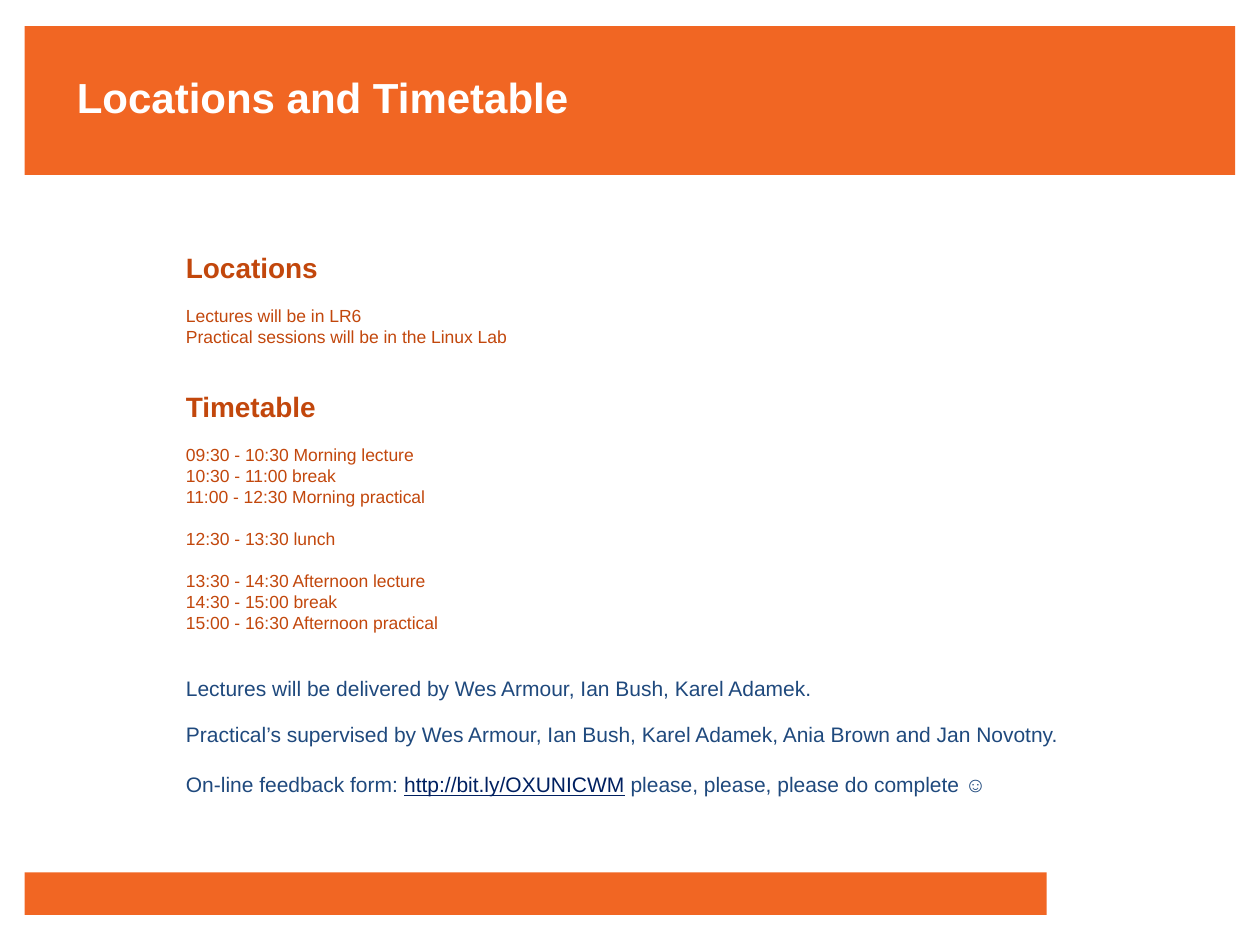
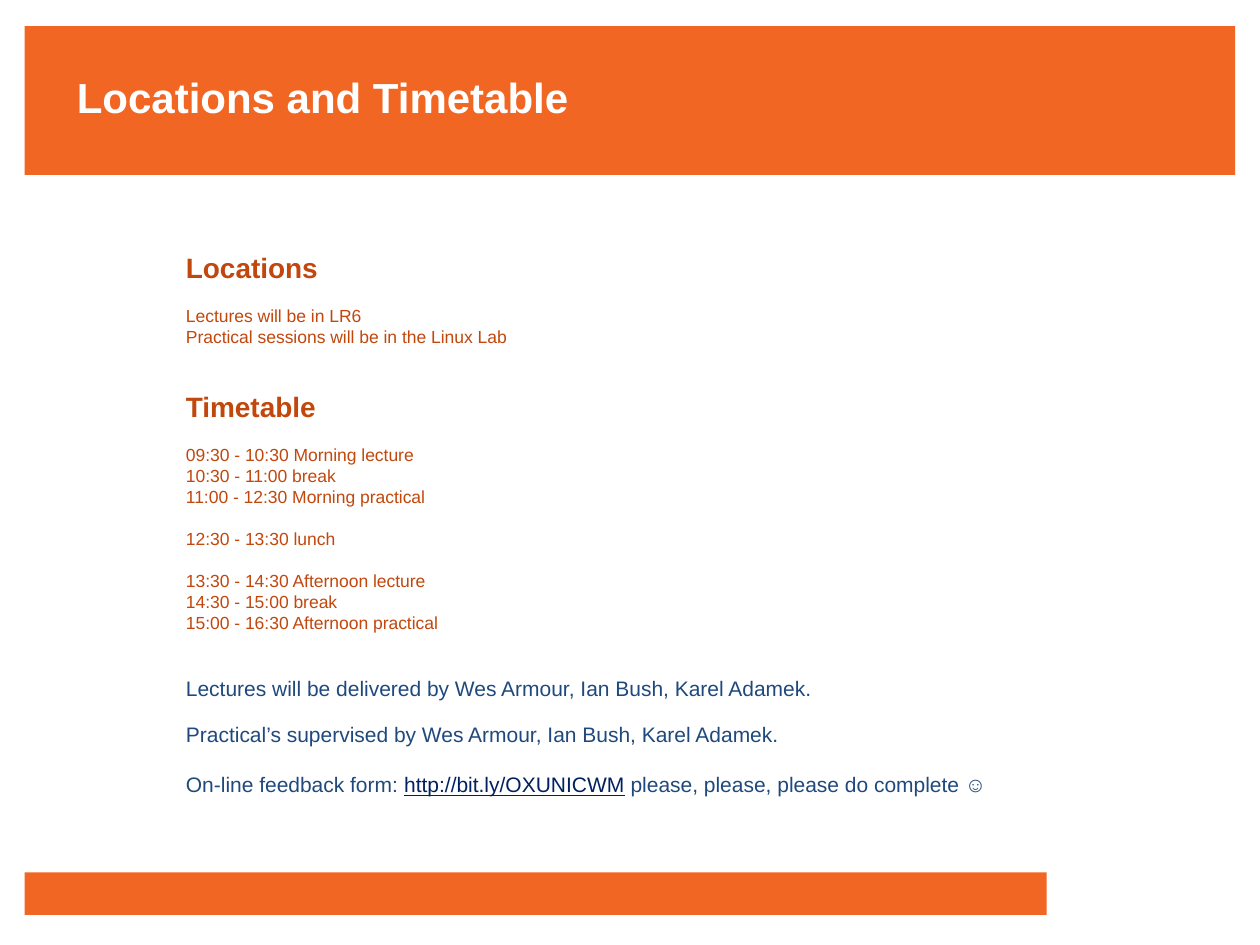
Before and after one commit to francisjudd/CWM-HPC, a slide deck: slide 3 of lectures/pptx/0_Introduction.pptx. Drawn at 1260x945 pixels with LibreOffice and Linux fonts; fonts in the diff are those of the drawing; background and template pictures are left out. Boxes give left, top, right and bottom in pixels: in the first picture for what was removed or moved away, otherwise in the second. Text is boxed around its words. In the diff, an @@ line names an element or a change of style, - is before the commit and + after.

```diff
--- a/lectures/pptx/0_Introduction.pptx
+++ b/lectures/pptx/0_Introduction.pptx
@@ text at (186,726,778,746): text changed @@
-Practical’s supervised by Wes Armour, Ian Bush, Karel Adamek, Ania Brown and Jan Novotny.
+Practical’s supervised by Wes Armour, Ian Bush, Karel Adamek.
```
Also in this commit, not shown: 1 other slide changed, 3 other files.
